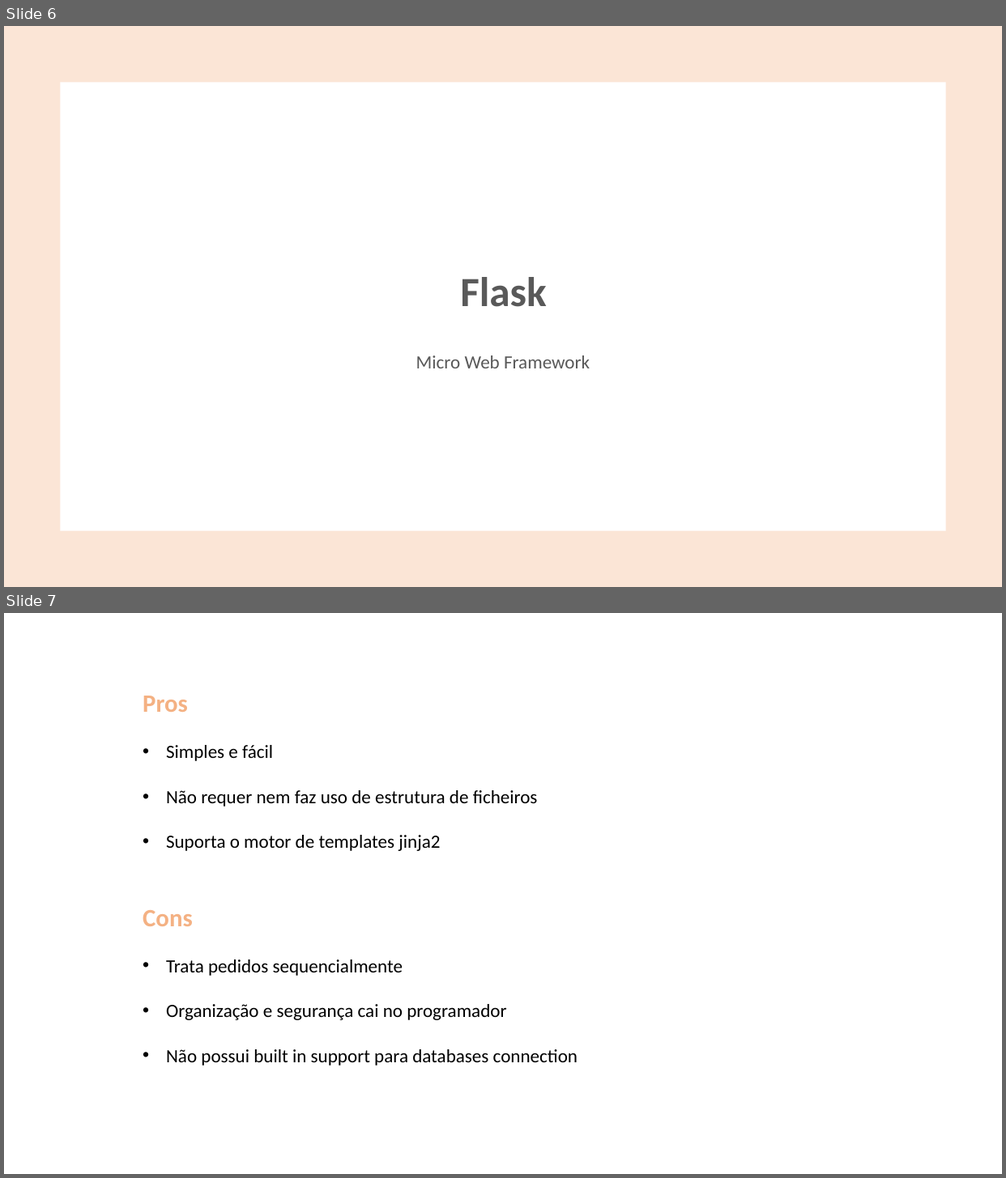
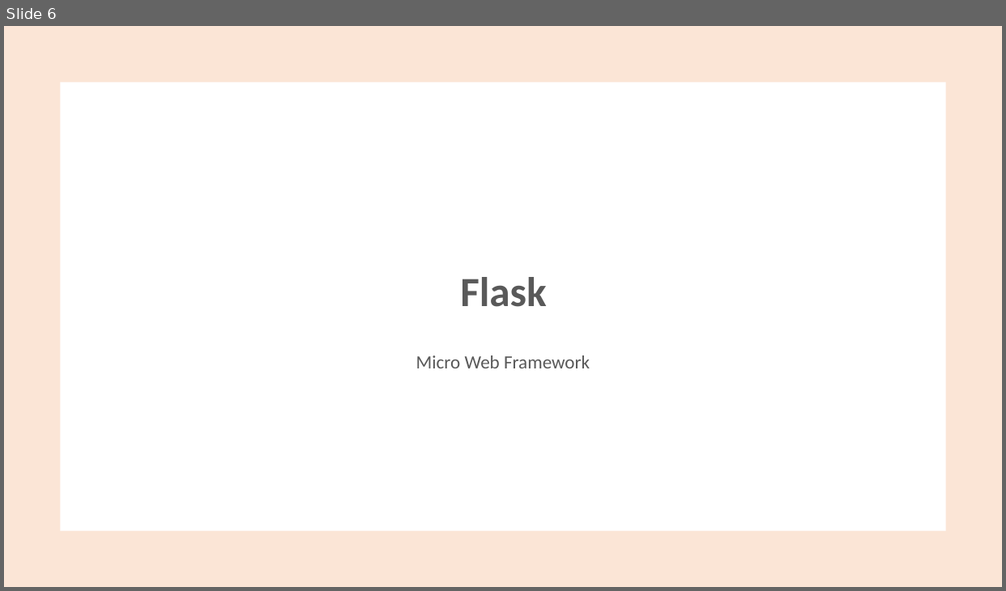
Before and after one commit to JoaoGome/SPLN_TPs, a slide deck: TP1/apresentacao.pptx. Shown one above the other, each under a label of ours: slides 6 and 7 before the commit, slide 6 after it. The pictures are 1006x1178 and 1006x591 pixels, drawn with LibreOffice and Linux fonts; fonts in the diff are those of the drawing. Boxes give left, top, right and bottom in pixels: in the first picture for what was removed or moved away, otherwise in the second. Text is boxed around its words. In the diff, an @@ line names an element or a change of style, - is before the commit and + after.

```diff
--- a/TP1/apresentacao.pptx
+++ b/TP1/apresentacao.pptx
@@ slide 7 removed at box(4, 613, 1002, 1174), background #FFFFFF @@
@@ text removed at box(143, 696, 538, 851) @@
-Pros
-• Simples e fácil
-• Não requer nem faz uso de estrutura de ficheiros
-• Suporta o motor de templates jinja2
@@ text removed at box(143, 910, 577, 1066) @@
-Cons
-• Trata pedidos sequencialmente
-• Organização e segurança cai no programador
-• Não possui built in support para databases connection
```
Also in this commit, not shown: 1 slide changed, 1 slide added, 1 other slide removed, 8 other files.
